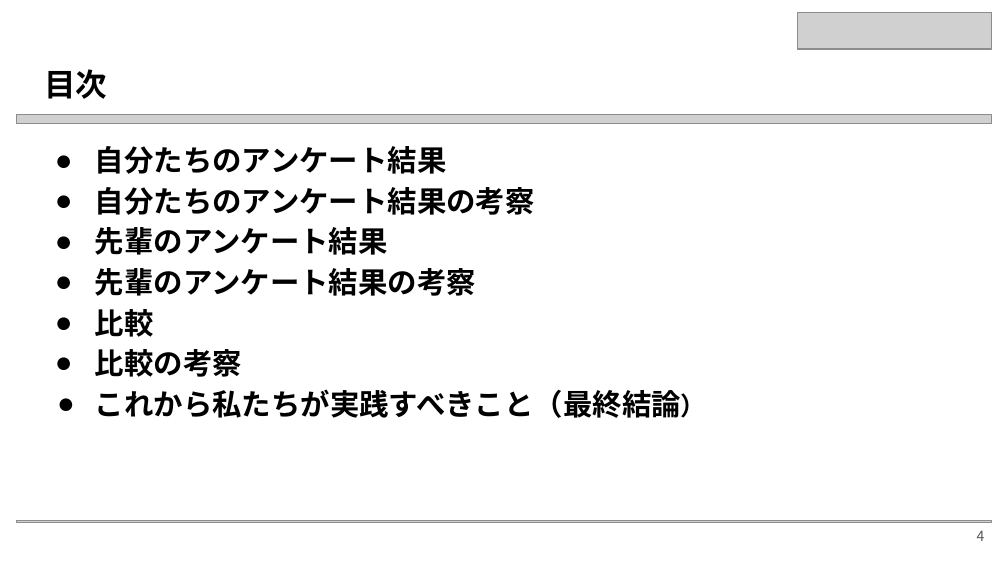
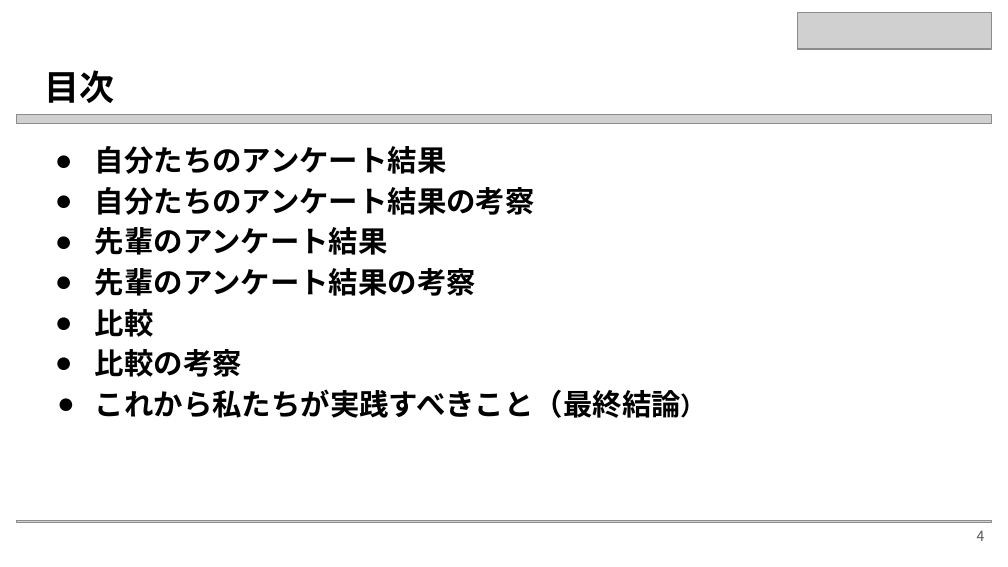
Before and after one commit to Nacchaaan/MY-presentation, a slide deck: slide 4 of 8.pptx. Drawn at 1008x567 pixels with LibreOffice and Linux fonts; fonts in the diff are those of the drawing; grey boxes stand for pictures. Boxes give left, top, right and bottom in pixels: in the first picture for what was removed or moved away, otherwise in the second. Text is boxed around its words. In the diff, an @@ line names an element or a change of style, - is before the commit and + after.

```diff
--- a/8.pptx
+++ b/8.pptx
@@ title "目次" at (44, 70, 114, 103): size 22.5 to 25 pt @@
```
Also in this commit, not shown: 3 other slides changed.
